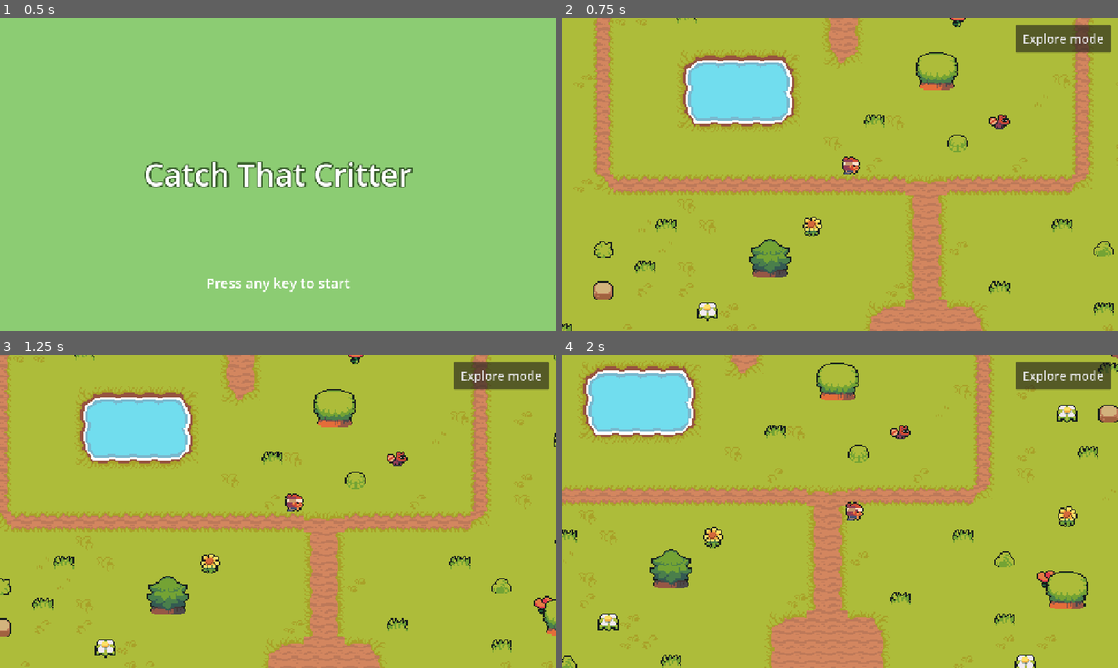
Above: before the commit, frames 1-4 (two rows, left to right).
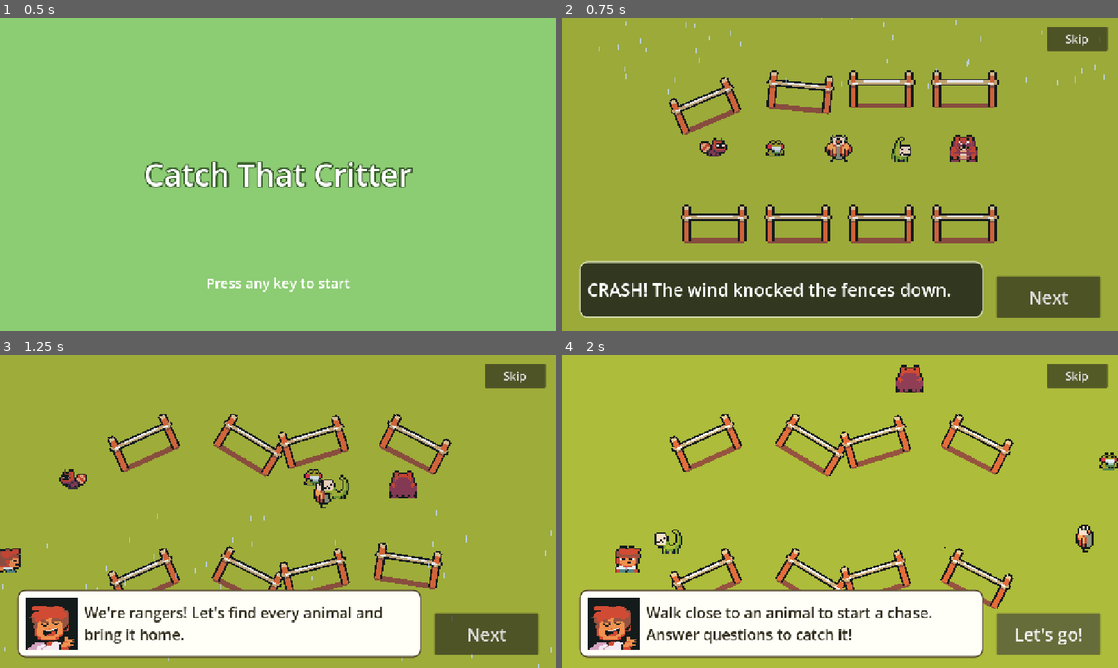
Above: after the commit, the same moments.

Repository: raineslc/catch-that-critter
Game: Godot game, scene res://scenes/main.tscn
Two runs of this game, one before a commit and one after it. Both use one fixed random seed, a clock stepped at 60 frames per second and the inputs below. Sound files missing from this copy of the repository are replaced by a short silence.
Inputs (mouse positions are in pixels of both pictures, inside the frame that each line leads up to):
- Up to frame 1 (0.5 s): no input
- Up to frame 2 (0.75 s): tap Enter at 0.5, 0.6 s; move the mouse to (962, 158) at 0.52 s; hold Right from 0.53 s (still down); click (962, 158) at 0.67 s
- Up to frame 3 (1.25 s): keep holding Right; tap Space at 0.77, 1.07 s; tap Keypad Enter at 0.8 s
- Up to frame 4 (2 s): release Right at 1.25 s; click (1051, 633) at 1.25 s, where only the run after the commit has a clickable "Next"

Frame 1 is identical in both runs. In frame 2, 36% of the frame differs, in the area x 0-100%, y 0-100%; in frame 3, 38%; in frame 4, 41%.

Commit message:
Add the storm intro
Seven captioned panels (data/story/intro.json): the rescue center pen,
a night thunderstorm with rain and lightning, fences crashing down,
the animals running off, and Henrito explaining the mission and how
to play. Next, click, Space or Enter advances; Skip jumps to the game.
The title screen now starts the intro, which leads to the Meadow.

New art from the Ninja Adventure pack: frog, owl, lizard and bear
sprites, the element tileset (rail fences), storm ambience and the
Calm Village music track. 10 new tests (167 total).

Diff:
--- /dev/null
+++ b/data/story/intro.json
@@ -0,0 +1,19 @@
+{
+  "description": "The storm intro (PLAN.md 3.1). Each panel sets the scene's 'state' and shows a caption; 'speaker': 'sidekick' shows the caption in the sidekick's speech bubble instead. {sidekick} is replaced with the sidekick's name.",
+  "cast": [
+    {"id": "raccoon", "sheet": "res://assets/sprites/animals/raccoon/sprite_sheet.png", "layout": "strip", "frames": 2, "faces": "right"},
+    {"id": "frog", "sheet": "res://assets/sprites/animals/frog/sprite_sheet.png", "layout": "strip", "frames": 2, "faces": "right"},
+    {"id": "owl", "sheet": "res://assets/sprites/animals/owl/sprite_sheet.png", "layout": "grid", "frames": 4},
+    {"id": "lizard", "sheet": "res://assets/sprites/animals/lizard/sprite_sheet.png", "layout": "grid", "frames": 4},
+    {"id": "bear", "sheet": "res://assets/sprites/animals/bear/sprite_sheet.png", "layout": "grid", "frames": 4}
+  ],
+  "panels": [
+    {"state": "sunny", "caption": "This is the Wildlife Rescue Center. Animals get safe and cozy here."},
+    {"state": "storm", "caption": "One night, a big thunderstorm rolled in."},
+    {"state": "fences_fall", "caption": "CRASH! The wind knocked the fences down."},
+    {"state": "scatter", "caption": "The animals got scared and ran off in every direction!"},
+    {"state": "morning", "speaker": "sidekick", "caption": "Oh no! The animals are lost all over the map."},
+    {"state": "morning", "speaker": "sidekick", "caption": "We're rangers! Let's find every animal and bring it home."},
+    {"state": "morning", "speaker": "sidekick", "caption": "Walk close to an animal to start a chase. Answer questions to catch it!"}
+  ]
+}
--- /dev/null
+++ b/scenes/story/storm_intro.tscn
@@ -0,0 +1,12 @@
+[gd_scene format=3]
+
+[ext_resource type="Script" path="res://scripts/story/storm_intro.gd" id="1"]
+
+[node name="StormIntro" type="Control"]
+layout_mode = 3
+anchors_preset = 15
+anchor_right = 1.0
+anchor_bottom = 1.0
+grow_horizontal = 2
+grow_vertical = 2
+script = ExtResource("1")
--- /dev/null
+++ b/scripts/story/storm_intro.gd
@@ -0,0 +1,473 @@
+class_name StormIntro
+extends Control
+## The storm intro (PLAN.md 3.1): a few panels with big captions. A sunny rescue center,
+## a thunderstorm, fences crashing down, animals running off, then the sidekick explains the mission.
+## Panels and captions come from data/story/intro.json. Next / click / Space / Enter goes on;
+## Skip jumps to the game. Emits `finished` and (by default) goes to the Meadow.
+
+signal finished
+
+const STORY_PATH: String = "res://data/story/intro.json"
+const NEXT_SCENE: String = "res://scenes/world/meadow.tscn"
+const SCALE: float = 4.0
+const TILE: int = 16
+const FLOOR_TEXTURE: Texture2D = preload("res://assets/tilesets/floor.png")
+const ELEMENT_TEXTURE: Texture2D = preload("res://assets/tilesets/element.png")
+const GRASS_ATLAS: Vector2i = Vector2i(0, 12)
+## Rail fence piece in element.png: 3 tiles wide, 2 tall.
+const FENCE_REGION: Rect2 = Rect2(11 * 16, 2 * 16, 48, 32)
+const FENCE_PIECES: int = 4
+## Where the pen's fence rows appear on screen (top-left corner of each row).
+const PEN_LEFT: float = 256.0
+const PEN_TOP_Y: float = 90.0
+const PEN_BOTTOM_Y: float = 400.0
+const ANIMAL_ROW_Y: float = 330.0
+const HENRITO_STOP_X: float = 150.0
+const HENRITO_Y: float = 500.0
+## Fallen fences: tipped this many degrees (alternating left/right) and dropped this far.
+const FALLEN_TILT: Array[float] = [-24.0, 31.0, -17.0, 27.0]
+const FALLEN_DROP: float = 36.0
+const STORM_MUSIC_FADE: float = 1.0
+const MUSIC: AudioStream = preload("res://assets/audio/music/calm_village.ogg")
+const STORM_SOUND: AudioStream = preload("res://assets/audio/ambient/storm.wav")
+const NIGHT_COLOR: Color = Color(0.04, 0.06, 0.2, 0.62)
+const FLASH_COLOR: Color = Color(1, 1, 0.9, 0.6)
+const BOLT_COLOR: Color = Color(1, 0.97, 0.6)
+const LIGHTNING_EVERY: Vector2 = Vector2(1.6, 3.2)
+const CAPTION_FONT_SIZE: int = 40
+const BUBBLE_FONT_SIZE: int = 34
+const BUTTON_SIZE: Vector2 = Vector2(240, 96)
+const NEXT_TEXT: String = "Next"
+const LAST_TEXT: String = "Let's go!"
+
+## Off in tests: then nothing changes scene by itself.
+var auto_change_scene: bool = true
+
+var story: Dictionary = {}
+var panels: Array = []
+var panel_index: int = -1
+var state: String = ""
+var sidekick: Sidekick
+
+var stage: Control
+var fences: Array[TextureRect] = []
+var animals: Array[AnimatedSprite2D] = []
+var henrito: AnimatedSprite2D
+var night: ColorRect
+var flash: ColorRect
+var bolt: Line2D
+var rain: CPUParticles2D
+var caption_panel: PanelContainer
+var caption: Label
+var bubble: PanelContainer
+var bubble_label: Label
+var next_button: Button
+var skip_button: Button
+var music: AudioStreamPlayer
+var storm_sound: AudioStreamPlayer
+
+var _lightning_left: float = 0.0
+var _rng: RandomNumberGenerator = RandomNumberGenerator.new()
+var _done: bool = false
+
+
+func _ready() -> void:
+	_rng.randomize()
+	story = load_story()
+	panels = story.get("panels", [])
+	sidekick = Sidekick.load_by_id(GameState.sidekick_id, GameState.rng)
+	set_anchors_and_offsets_preset(Control.PRESET_FULL_RECT)
+	_build()
+	show_panel(0)
+
+
+static func load_story(path: String = STORY_PATH) -> Dictionary:
+	var parsed: Variant = JSON.parse_string(FileAccess.get_file_as_string(path))
+	return parsed if parsed is Dictionary else {}
+
+
+## Caption text with {sidekick} filled in.
+func caption_text(panel: Dictionary) -> String:
+	return str(panel.get("caption", "")).replace("{sidekick}", sidekick.display_name())
+
+
+func show_panel(index: int) -> void:
+	panel_index = index
+	var panel: Dictionary = panels[index]
+	_enter_state(str(panel.get("state", "sunny")))
+	var text: String = caption_text(panel)
+	var by_sidekick: bool = str(panel.get("speaker", "")) == "sidekick"
+	caption_panel.visible = not by_sidekick
+	bubble.visible = by_sidekick
+	caption.text = text
+	bubble_label.text = text
+	next_button.text = LAST_TEXT if index == panels.size() - 1 else NEXT_TEXT
+
+
+## Next panel, or finish after the last one.
+func advance() -> void:
+	if _done:
+		return
+	if panel_index >= panels.size() - 1:
+		finish()
+	else:
+		show_panel(panel_index + 1)
+
+
+func finish() -> void:
+	if _done:
+		return
+	_done = true
+	finished.emit()
+	if auto_change_scene:
+		get_tree().change_scene_to_file(NEXT_SCENE)
+
+
+func _unhandled_input(event: InputEvent) -> void:
+	var key: InputEventKey = event as InputEventKey
+	var click: InputEventMouseButton = event as InputEventMouseButton
+	var touch: InputEventScreenTouch = event as InputEventScreenTouch
+	var go: bool = (key != null and key.pressed and not key.echo and key.keycode in [KEY_SPACE, KEY_ENTER, KEY_KP_ENTER, KEY_RIGHT]) \
+		or (click != null and click.pressed and click.button_index == MOUSE_BUTTON_LEFT) \
+		or (touch != null and touch.pressed)
+	if go:
+		get_viewport().set_input_as_handled()
+		advance()
+
+
+func _process(delta: float) -> void:
+	if state != "storm" and state != "fences_fall" and state != "scatter":
+		return
+	_lightning_left -= delta
+	if _lightning_left <= 0.0:
+		_lightning_left = _rng.randf_range(LIGHTNING_EVERY.x, LIGHTNING_EVERY.y)
+		_strike()
+
+
+## Each state changes the scene once (several panels can share a state).
+func _enter_state(new_state: String) -> void:
+	if new_state == state:
+		return
+	state = new_state
+	match state:
+		"sunny":
+			night.color.a = 0.0
+			rain.emitting = false
+			_play_music()
+		"storm":
+			_tween_night(NIGHT_COLOR.a)
+			rain.emitting = true
+			_fade_out(music)
+			storm_sound.play()
+			_lightning_left = 0.3
+		"fences_fall":
+			night.color.a = NIGHT_COLOR.a
+			rain.emitting = true
+			_knock_down_fences()
+			_shake()
+		"scatter":
+			night.color.a = NIGHT_COLOR.a
+			rain.emitting = true
+			_knock_down_fences()
+			_scatter_animals()
+		"morning":
+			_knock_down_fences()
+			_scatter_animals(true)
+			rain.emitting = false
+			_tween_night(0.0)
+			_fade_out(storm_sound)
+			_play_music()
+			_walk_in_henrito()
+
+
+func _play_music() -> void:
+	music.volume_db = -8.0
+	if not music.playing:
+		music.play()
+
+
+func _fade_out(player: AudioStreamPlayer) -> void:
+	if not player.playing:
+		return
+	var tween: Tween = create_tween()
+	tween.tween_property(player, "volume_db", -40.0, STORM_MUSIC_FADE)
+	tween.tween_callback(func() -> void:
+		player.stop()
+		player.volume_db = 0.0)
+
+
+func _tween_night(alpha: float) -> void:
+	create_tween().tween_property(night, "color:a", alpha, 1.2)
+
+
+## A lightning bolt and a white flash.
+func _strike() -> void:
+	var x: float = _rng.randf_range(150.0, 1130.0)
+	var points: PackedVector2Array = [Vector2(x, 0)]
+	var y: float = 0.0
+	while y < 280.0:
+		y += _rng.randf_range(30.0, 55.0)
+		x += _rng.randf_range(-35.0, 35.0)
+		points.append(Vector2(x, y))
+	bolt.points = points
+	bolt.visible = true
+	flash.color = FLASH_COLOR
+	var tween: Tween = create_tween()
+	tween.tween_property(flash, "color:a", 0.0, 0.35)
+	tween.parallel().tween_callback(func() -> void: bolt.visible = false).set_delay(0.15)
+
+
+func _knock_down_fences() -> void:
+	for i: int in fences.size():
+		var fence: TextureRect = fences[i]
+		if fence.has_meta("down"):
+			continue
+		fence.set_meta("down", true)
+		var tween: Tween = create_tween().set_parallel()
+		var delay: float = i * 0.08
+		tween.tween_property(fence, "rotation_degrees", FALLEN_TILT[i % FALLEN_TILT.size()], 0.35).set_delay(delay).set_trans(Tween.TRANS_BOUNCE).set_ease(Tween.EASE_OUT)
+		tween.tween_property(fence, "position:y", fence.position.y + FALLEN_DROP, 0.35).set_delay(delay).set_trans(Tween.TRANS_BOUNCE).set_ease(Tween.EASE_OUT)
+
+
+func _shake() -> void:
+	var tween: Tween = create_tween()
+	for i: int in 8:
+		tween.tween_property(stage, "position", Vector2(_rng.randf_range(-12, 12), _rng.randf_range(-8, 8)), 0.05)
+	tween.tween_property(stage, "position", Vector2.ZERO, 0.05)
+
+
+## Animals run off screen in different directions. `instant` = already gone (later panels).
+func _scatter_animals(instant: bool = false) -> void:
+	var exits: Array[Vector2] = [Vector2(-200, 300), Vector2(1500, 260), Vector2(1500, 520), Vector2(-200, 560), Vector2(640, -220)]
+	for i: int in animals.size():
+		var animal: AnimatedSprite2D = animals[i]
+		if animal.has_meta("gone"):
+			continue
+		animal.set_meta("gone", true)
+		var exit: Vector2 = exits[i % exits.size()]
+		var to_right: bool = exit.x > animal.position.x
+		if animal.sprite_frames.has_animation("run_right"):
+			animal.play("run_right" if to_right else "run_left")
+		else:
+			animal.flip_h = not to_right if animal.get_meta("faces_right", true) else to_right
+			animal.play("walk")
+		if instant:
+			animal.position = exit
+			continue
+		create_tween().tween_property(animal, "position", exit, 1.4).set_delay(i * 0.15)
+
+
+func _walk_in_henrito() -> void:
+	henrito.visible = true
+	henrito.play("walk_right")
+	var tween: Tween = create_tween()
+	tween.tween_property(henrito, "position:x", HENRITO_STOP_X, 1.0)
+	tween.tween_callback(func() -> void: henrito.play("idle_down"))
+
+
+## Frames for a cast member: "strip" sheets are side-on frames in a row; "grid" sheets are
+## 4 directions (down, up, left, right) × 4 frames like the characters.
+static func cast_frames(member: Dictionary) -> SpriteFrames:
+	var sheet: Texture2D = load(str(member["sheet"]))
+	if str(member.get("layout", "strip")) == "grid":
+		var grid: SpriteFrames = SpriteFrames.new()
+		grid.remove_animation("default")
+		var columns: Dictionary = {"walk": 0, "run_left": 2, "run_right": 3}
+		for anim: String in columns:
+			grid.add_animation(anim)
+			grid.set_animation_speed(anim, 6.0 if anim == "walk" else 10.0)
+			for row: int in int(member.get("frames", 4)):
+				var frame: AtlasTexture = AtlasTexture.new()
+				frame.atlas = sheet
+				frame.region = Rect2(int(columns[anim]) * TILE, row * TILE, TILE, TILE)
+				grid.add_frame(anim, frame)
+		return grid
+	var strip: SpriteFrames = SpriteFrames.new()
+	strip.rename_animation("default", "walk")
+	strip.set_animation_speed("walk", 6.0)
+	for i: int in int(member.get("frames", 2)):
+		var frame: AtlasTexture = AtlasTexture.new()
+		frame.atlas = sheet
+		frame.region = Rect2(i * TILE, 0, TILE, TILE)
+		strip.add_frame("walk", frame)
+	return strip
+
+
+func _build() -> void:
+	stage = Control.new()
+	stage.name = "Stage"
+	stage.size = Vector2(1280, 720)
+	stage.mouse_filter = Control.MOUSE_FILTER_IGNORE
+	add_child(stage)
+	var grass: TextureRect = TextureRect.new()
+	var grass_tile: AtlasTexture = AtlasTexture.new()
+	grass_tile.atlas = FLOOR_TEXTURE
+	grass_tile.region = Rect2(GRASS_ATLAS * TILE, Vector2(TILE, TILE))
+	grass.texture = grass_tile
+	grass.stretch_mode = TextureRect.STRETCH_TILE
+	grass.texture_filter = CanvasItem.TEXTURE_FILTER_NEAREST
+	grass.position = Vector2(-48, -48)
+	grass.size = Vector2((1280 + 96) / SCALE, (720 + 96) / SCALE)
+	grass.scale = Vector2(SCALE, SCALE)
+	grass.mouse_filter = Control.MOUSE_FILTER_IGNORE
+	stage.add_child(grass)
+
+	for row_y: float in [PEN_TOP_Y, PEN_BOTTOM_Y]:
+		for i: int in FENCE_PIECES:
+			var fence: TextureRect = TextureRect.new()
+			var piece: AtlasTexture = AtlasTexture.new()
+			piece.atlas = ELEMENT_TEXTURE
+			piece.region = FENCE_REGION
+			fence.texture = piece
+			fence.texture_filter = CanvasItem.TEXTURE_FILTER_NEAREST
+			fence.size = FENCE_REGION.size
+			fence.scale = Vector2(SCALE, SCALE)
+			fence.pivot_offset = Vector2(FENCE_REGION.size.x / 2.0, FENCE_REGION.size.y)
+			# Controls scale around their pivot, so shift by pivot * (SCALE - 1) to put the
+			# scaled fence's top-left corner exactly at the spot we want.
+			var on_screen: Vector2 = Vector2(PEN_LEFT + i * FENCE_REGION.size.x * SCALE, row_y)
+			fence.position = on_screen + fence.pivot_offset * (SCALE - 1.0)
+			fence.mouse_filter = Control.MOUSE_FILTER_IGNORE
+			stage.add_child(fence)
+			fences.append(fence)
+
+	var cast: Array = story.get("cast", [])
+	for i: int in cast.size():
+		var member: Dictionary = cast[i]
+		var sprite: AnimatedSprite2D = AnimatedSprite2D.new()
+		sprite.name = str(member["id"]).capitalize()
+		sprite.sprite_frames = cast_frames(member)
+		sprite.set_meta("faces_right", str(member.get("faces", "right")) == "right")
+		sprite.scale = Vector2(SCALE, SCALE)
+		sprite.texture_filter = CanvasItem.TEXTURE_FILTER_NEAREST
+		sprite.offset = Vector2(0, -TILE / 2.0)
+		sprite.position = Vector2(PEN_LEFT + 96 + i * (FENCE_PIECES * FENCE_REGION.size.x * SCALE - 192) / maxf(cast.size() - 1, 1), ANIMAL_ROW_Y)
+		sprite.play("walk")
+		sprite.speed_scale = 0.5
+		stage.add_child(sprite)
+		animals.append(sprite)
+
+	henrito = AnimatedSprite2D.new()
+	henrito.name = "Henrito"
+	henrito.sprite_frames = Ranger.build_frames(load(str(sidekick.data.get("sprite", ""))))
+	henrito.scale = Vector2(SCALE, SCALE)
+	henrito.texture_filter = CanvasItem.TEXTURE_FILTER_NEAREST
+	henrito.offset = Vector2(0, -TILE / 2.0)
+	henrito.position = Vector2(-80, HENRITO_Y)
+	henrito.visible = false
+	stage.add_child(henrito)
+
+	night = _full_rect(Color(NIGHT_COLOR, 0.0))
+	night.name = "Night"
+	rain = CPUParticles2D.new()
+	rain.name = "Rain"
+	var drop: Image = Image.create(2, 12, false, Image.FORMAT_RGBA8)
+	drop.fill(Color(0.75, 0.85, 1.0, 0.8))
+	rain.texture = ImageTexture.create_from_image(drop)
+	rain.amount = 260
+	rain.lifetime = 0.9
+	rain.emission_shape = CPUParticles2D.EMISSION_SHAPE_RECTANGLE
+	rain.emission_rect_extents = Vector2(760, 10)
+	rain.position = Vector2(640, -20)
+	rain.direction = Vector2(0.25, 1)
+	rain.spread = 3.0
+	rain.gravity = Vector2(0, 600)
+	rain.initial_velocity_min = 700.0
+	rain.initial_velocity_max = 900.0
+	rain.emitting = false
+	add_child(rain)
+	flash = _full_rect(Color(FLASH_COLOR, 0.0))
+	flash.name = "Flash"
+	# The bolt goes on top of the flash so it stays bright.
+	bolt = Line2D.new()
+	bolt.width = 7.0
+	bolt.default_color = BOLT_COLOR
+	bolt.visible = false
+	add_child(bolt)
+
+	caption_panel = PanelContainer.new()
+	caption_panel.name = "Caption"
+	caption_panel.position = Vector2(40, 560)
+	caption_panel.size = Vector2(1200 - BUTTON_SIZE.x - 30, 130)
+	caption_panel.add_theme_stylebox_override("panel", _panel_style(Color(0.1, 0.12, 0.1, 0.82), Color(1, 1, 1, 0.6)))
+	add_child(caption_panel)
+	caption = Label.new()
+	caption.autowrap_mode = TextServer.AUTOWRAP_WORD_SMART
+	caption.vertical_alignment = VERTICAL_ALIGNMENT_CENTER
+	caption.add_theme_font_size_override("font_size", CAPTION_FONT_SIZE)
+	caption.add_theme_color_override("font_color", Color.WHITE)
+	caption_panel.add_child(caption)
+
+	bubble = PanelContainer.new()
+	bubble.name = "SidekickBubble"
+	bubble.position = Vector2(40, 540)
+	bubble.size = Vector2(1200 - BUTTON_SIZE.x - 30, 150)
+	bubble.add_theme_stylebox_override("panel", _panel_style(Color(1, 1, 0.97), Color(0.3, 0.25, 0.15)))
+	bubble.visible = false
+	add_child(bubble)
+	var row: HBoxContainer = HBoxContainer.new()
+	row.add_theme_constant_override("separation", 16)
+	bubble.add_child(row)
+	var face: TextureRect = TextureRect.new()
+	face.texture = sidekick.faceset()
+	face.custom_minimum_size = Vector2(120, 120)
+	face.expand_mode = TextureRect.EXPAND_IGNORE_SIZE
+	face.stretch_mode = TextureRect.STRETCH_KEEP_ASPECT_CENTERED
+	face.texture_filter = CanvasItem.TEXTURE_FILTER_NEAREST
+	row.add_child(face)
+	bubble_label = Label.new()
+	bubble_label.autowrap_mode = TextServer.AUTOWRAP_WORD_SMART
+	bubble_label.vertical_alignment = VERTICAL_ALIGNMENT_CENTER
+	bubble_label.size_flags_horizontal = Control.SIZE_EXPAND_FILL
+	bubble_label.size_flags_vertical = Control.SIZE_EXPAND_FILL
+	bubble_label.add_theme_font_size_override("font_size", BUBBLE_FONT_SIZE)
+	bubble_label.add_theme_color_override("font_color", Color(0.2, 0.18, 0.12))
+	row.add_child(bubble_label)
+
+	next_button = _button(NEXT_TEXT, Vector2(1280 - 40 - BUTTON_SIZE.x, 720 - 30 - BUTTON_SIZE.y), BUTTON_SIZE, 40)
+	next_button.pressed.connect(advance, CONNECT_DEFERRED)
+	skip_button = _button("Skip", Vector2(1280 - 24 - 140, 20), Vector2(140, 56), 26)
+	skip_button.pressed.connect(finish, CONNECT_DEFERRED)
+
+	music = AudioStreamPlayer.new()
+	var song: AudioStream = MUSIC.duplicate()
+	if song is AudioStreamOggVorbis:
+		(song as AudioStreamOggVorbis).loop = true
+	music.stream = song
+	add_child(music)
+	storm_sound = AudioStreamPlayer.new()
+	storm_sound.stream = STORM_SOUND
+	storm_sound.finished.connect(func() -> void:
+		if state in ["storm", "fences_fall", "scatter"]:
+			storm_sound.play())
+	add_child(storm_sound)
+
+
+func _full_rect(color: Color) -> ColorRect:
+	var rect: ColorRect = ColorRect.new()
+	rect.color = color
+	rect.set_anchors_and_offsets_preset(Control.PRESET_FULL_RECT)
+	rect.mouse_filter = Control.MOUSE_FILTER_IGNORE
+	add_child(rect)
+	return rect
+
+
+func _button(text: String, at: Vector2, min_size: Vector2, font_size: int) -> Button:
+	var button: Button = Button.new()
+	button.text = text
+	button.position = at
+	button.custom_minimum_size = min_size
+	button.add_theme_font_size_override("font_size", font_size)
+	button.focus_mode = Control.FOCUS_NONE
+	add_child(button)
+	return button
+
+
+func _panel_style(fill: Color, border: Color) -> StyleBoxFlat:
+	var style: StyleBoxFlat = StyleBoxFlat.new()
+	style.bg_color = fill
+	style.border_color = border
+	style.set_border_width_all(3)
+	style.set_corner_radius_all(18)
+	style.set_content_margin_all(18)
+	return style
--- a/scripts/ui/title_screen.gd
+++ b/scripts/ui/title_screen.gd
@@ -1,8 +1,7 @@
 extends Control
-## Placeholder title screen: any key, click, or tap starts the game in the Meadow.
-## (The storm intro replaces this in Phase 3.)
+## Title screen: any key, click, or tap starts the storm intro (which then goes to the Meadow).
 
-const START_SCENE: String = "res://scenes/world/meadow.tscn"
+const START_SCENE: String = "res://scenes/story/storm_intro.tscn"
 
 
 func _unhandled_input(event: InputEvent) -> void:
--- /dev/null
+++ b/tests/test_storm_intro.gd
@@ -0,0 +1,122 @@
+extends GutTest
+## The storm intro: story data, panels, storm effects, and finishing into the game.
+
+const SCENE: PackedScene = preload("res://scenes/story/storm_intro.tscn")
+const STATES: Array[String] = ["sunny", "storm", "fences_fall", "scatter", "morning"]
+const UNKIND_WORDS: Array[String] = ["wrong", "bad", "fail", "stupid", "dead", "die"]
+const MAX_CAPTION_LENGTH: int = 90
+
+var intro: StormIntro
+
+
+func before_each() -> void:
+	GameState.reset()
+	intro = SCENE.instantiate()
+	intro.auto_change_scene = false
+	add_child_autofree(intro)
+
+
+func test_story_data_is_kid_friendly_and_complete() -> void:
+	var story: Dictionary = StormIntro.load_story()
+	var panels: Array = story["panels"]
+	assert_between(panels.size(), 3, 10, "a few panels, not a movie")
+	var seen: Dictionary = {}
+	for panel: Variant in panels:
+		var state: String = str(panel["state"])
+		assert_has(STATES, state)
+		seen[state] = true
+		var text: String = str(panel["caption"])
+		assert_lte(text.length(), MAX_CAPTION_LENGTH, "short caption: " + text)
+		for word: String in UNKIND_WORDS:
+			assert_false(text.to_lower().contains(word), "'%s' in: %s" % [word, text])
+	assert_eq(seen.size(), STATES.size(), "every part of the story is shown")
+	for member: Variant in story["cast"]:
+		assert_true(ResourceLoader.exists(str(member["sheet"])), str(member["id"]))
+
+
+func test_starts_sunny_with_animals_in_the_pen() -> void:
+	assert_eq(intro.panel_index, 0)
+	assert_eq(intro.state, "sunny")
+	assert_true(intro.caption_panel.visible)
+	assert_string_contains(intro.caption.text, "Rescue Center")
+	assert_gte(intro.animals.size(), 3)
+	assert_eq(intro.fences.size(), StormIntro.FENCE_PIECES * 2)
+	assert_false(intro.rain.emitting)
+
+
+func test_storm_brings_rain_dark_sky_and_lightning() -> void:
+	intro.advance()
+	assert_eq(intro.state, "storm")
+	assert_true(intro.rain.emitting)
+	await wait_seconds(1.4)
+	assert_gt(intro.night.color.a, 0.4, "sky gets dark")
+
+
+func test_fences_fall_and_animals_run_off() -> void:
+	intro.advance()
+	intro.advance()
+	assert_eq(intro.state, "fences_fall")
+	await wait_seconds(0.9)
+	for fence: TextureRect in intro.fences:
+		assert_gt(absf(fence.rotation_degrees), 10.0, "fence knocked over")
+	intro.advance()
+	assert_eq(intro.state, "scatter")
+	await wait_seconds(2.4)
+	var view: Rect2 = Rect2(Vector2.ZERO, Vector2(1280, 720))
+	for animal: AnimatedSprite2D in intro.animals:
+		assert_false(view.has_point(animal.position), animal.name + " ran off screen")
+
+
+func test_morning_the_sidekick_explains_the_mission() -> void:
+	while intro.state != "morning":
+		intro.advance()
+	assert_false(intro.rain.emitting)
+	assert_true(intro.bubble.visible, "sidekick speaks in a bubble")
+	assert_false(intro.caption_panel.visible)
+	assert_true(intro.henrito.visible)
+	await wait_seconds(1.5)
+	assert_lt(intro.night.color.a, 0.1, "sky is bright again")
+	assert_almost_eq(intro.henrito.position.x, StormIntro.HENRITO_STOP_X, 1.0)
+
+
+func test_last_panel_says_lets_go_and_finishes() -> void:
+	watch_signals(intro)
+	while intro.panel_index < intro.panels.size() - 1:
+		intro.advance()
+	assert_eq(intro.next_button.text, StormIntro.LAST_TEXT)
+	assert_string_contains(intro.bubble_label.text, "chase", "last line explains how to play")
+	intro.advance()
+	assert_signal_emitted(intro, "finished")
+	intro.advance()
+	assert_signal_emit_count(intro, "finished", 1, "only finishes once")
+
+
+func test_skip_finishes_right_away() -> void:
+	watch_signals(intro)
+	intro.skip_button.pressed.emit()
+	await wait_frames(2)
+	assert_signal_emitted(intro, "finished")
+
+
+func test_space_and_click_go_to_the_next_panel() -> void:
+	var key: InputEventKey = InputEventKey.new()
+	key.keycode = KEY_SPACE
+	key.pressed = true
+	intro._unhandled_input(key)
+	assert_eq(intro.panel_index, 1)
+	var click: InputEventMouseButton = InputEventMouseButton.new()
+	click.button_index = MOUSE_BUTTON_LEFT
+	click.pressed = true
+	intro._unhandled_input(click)
+	assert_eq(intro.panel_index, 2)
+
+
+func test_sidekick_name_is_filled_in() -> void:
+	var panel: Dictionary = {"caption": "Hi, I'm {sidekick}!"}
+	assert_eq(intro.caption_text(panel), "Hi, I'm Henrito!")
+
+
+func test_title_screen_starts_the_intro() -> void:
+	var title: GDScript = load("res://scripts/ui/title_screen.gd")
+	assert_eq(title.get_script_constant_map()["START_SCENE"], "res://scenes/story/storm_intro.tscn")
+	assert_eq(StormIntro.NEXT_SCENE, "res://scenes/world/meadow.tscn")
Not shown, added: assets/audio/ambient/storm.wav.import
Not shown, added: assets/audio/music/calm_village.ogg.import
Binary file added: assets/sprites/animals/bear/faceset.png
Not shown, added: assets/sprites/animals/bear/faceset.png.import
Binary file added: assets/sprites/animals/bear/sprite_sheet.png
Not shown, added: assets/sprites/animals/bear/sprite_sheet.png.import
Binary file added: assets/sprites/animals/frog/faceset.png
Not shown, added: assets/sprites/animals/frog/faceset.png.import
Binary file added: assets/sprites/animals/frog/sprite_sheet.png
Not shown, added: assets/sprites/animals/frog/sprite_sheet.png.import
Binary file added: assets/sprites/animals/lizard/faceset.png
Not shown, added: assets/sprites/animals/lizard/faceset.png.import
(and 15 more such lines)
